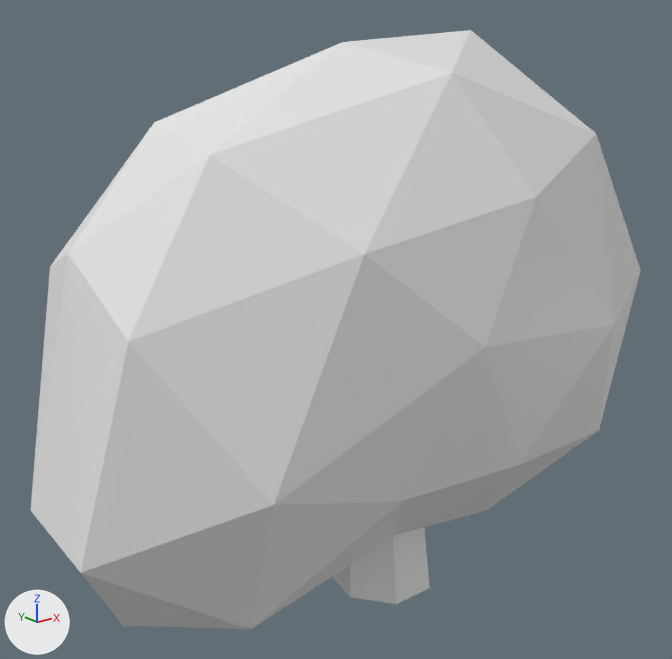
Renders of the Blender file Assets/Meshes/Nature/bush_lowpoly_1.blend from each side of a commit.
One viewpoint serves both versions: a 50 mm lens placed at (-5.72, -6.48, 5.14), pointed at (-0.4, 0.17, 2.48). The lights are fixed; the arrows at lower left show +X, +Y and +Z.

Script lines for the objects in view, before the commit:
```python
me_circle_001 = bpy.data.meshes.new('Circle.001')
me_circle_001.from_pydata(...)  # 15 vertices, 14 faces; spans x -1.45..1.45, y -1.34..1.84, z 0.09..10.3
me_icosphere_002 = bpy.data.meshes.new('Icosphere.002')
me_icosphere_002.from_pydata(...)  # 42 vertices, 80 faces; spans x -5.2..6.0, y -8.3..10.4, z -8.7..7.2
ob_circle = bpy.data.objects.new('Circle', me_circle_001)
ob_circle.location = (-0.17, -0.26, -0.1)
ob_circle.scale = (0.343, 0.362, 0.343)
ob_icosphere_002 = bpy.data.objects.new('Icosphere.002', me_icosphere_002)
ob_icosphere_002.location = (-0.38, -0.3, 2.95)
ob_icosphere_002.rotation_euler = (0.0434, -0.138, -0.012)  # degrees (2.5, -7.9, -0.7)
ob_icosphere_002.scale = (0.605, 0.185, 0.308)
```
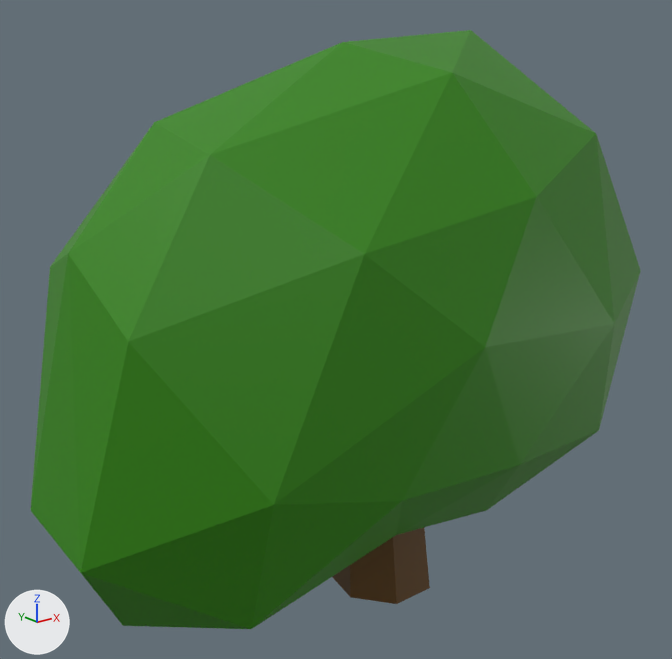
Boxes (x1, y1, x2, y2) around the edits, measured in the pictures (672 x 659 px):
'Icosphere.002', recoloured (grey to green): (31, 30, 641, 629) in both
'Circle', recoloured (grey to brown): (332, 528, 430, 604) in both

Diff of the bpy script that builds the scene:
```diff
--- a/Assets/Meshes/Nature/bush_lowpoly_1.blend.py
+++ b/Assets/Meshes/Nature/bush_lowpoly_1.blend.py
@@ img_stump @@
+img_stump = load_image('stump', '../../Materials/stump_bush_color.png', 1024, 1024, 'sRGB')
@@ img_bush_green @@
+img_bush_green = load_image('Bush-Green', '../../Materials/green_bush_color.png', 1024, 1024, 'sRGB')
@@ mat_stump @@
+mat_stump = principled_material('stump')
+mat_stump.texture = img_stump
@@ mat_bush_green @@
+mat_bush_green = principled_material('Bush-Green')
+mat_bush_green.texture = img_bush_green
@@ me_icosphere_002 @@
 me_icosphere_002.from_pydata(...)  # 42 vertices, 80 faces; spans x -5.2..6.0, y -8.3..10.4, z -8.7..7.2
+me_icosphere_002.materials.append(mat_bush_green)  # picture img_bush_green
@@ me_circle_001 @@
 me_circle_001.from_pydata(...)  # 15 vertices, 14 faces; spans x -1.45..1.45, y -1.34..1.84, z 0.09..10.3
+me_circle_001.materials.append(mat_stump)  # picture img_stump
```
